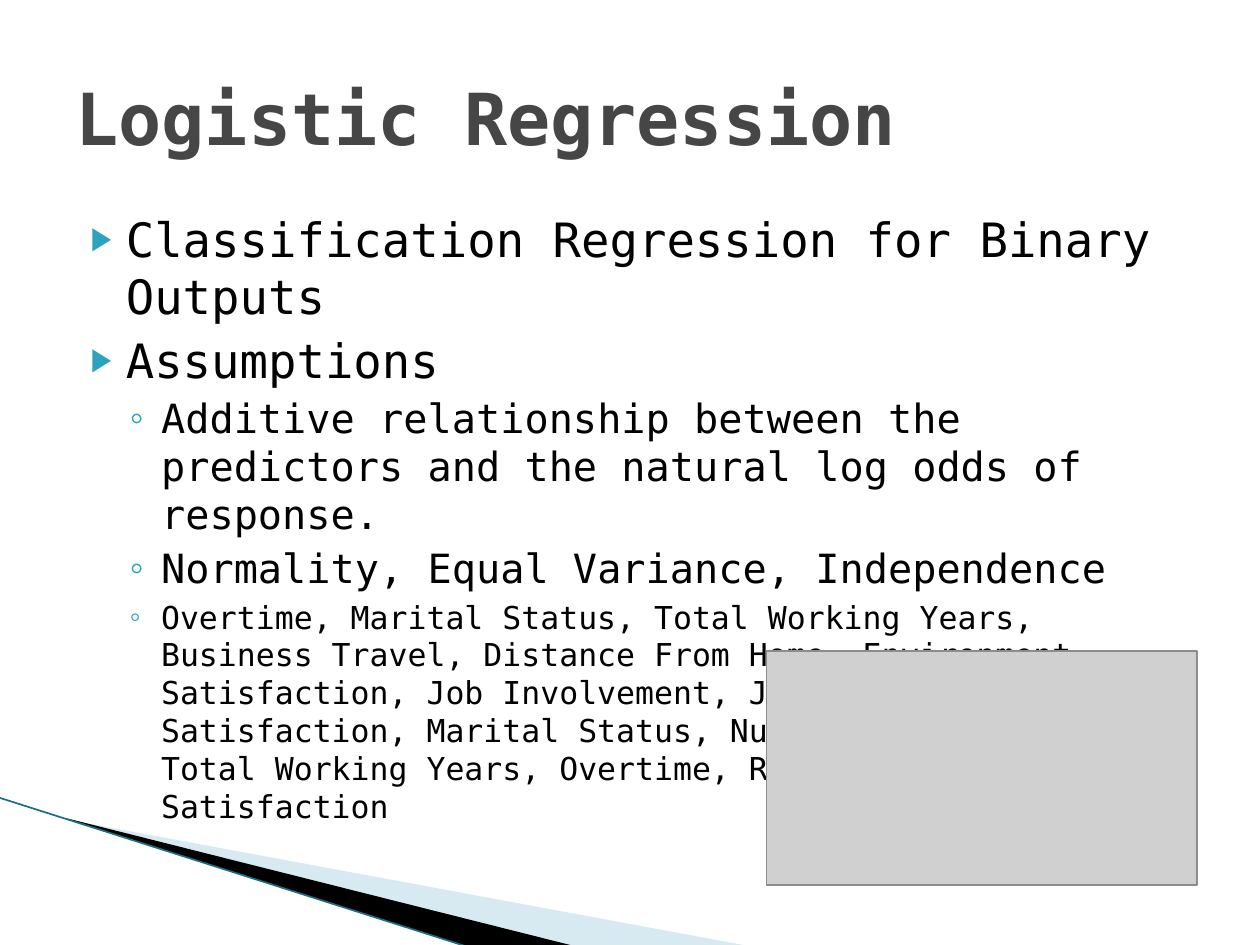
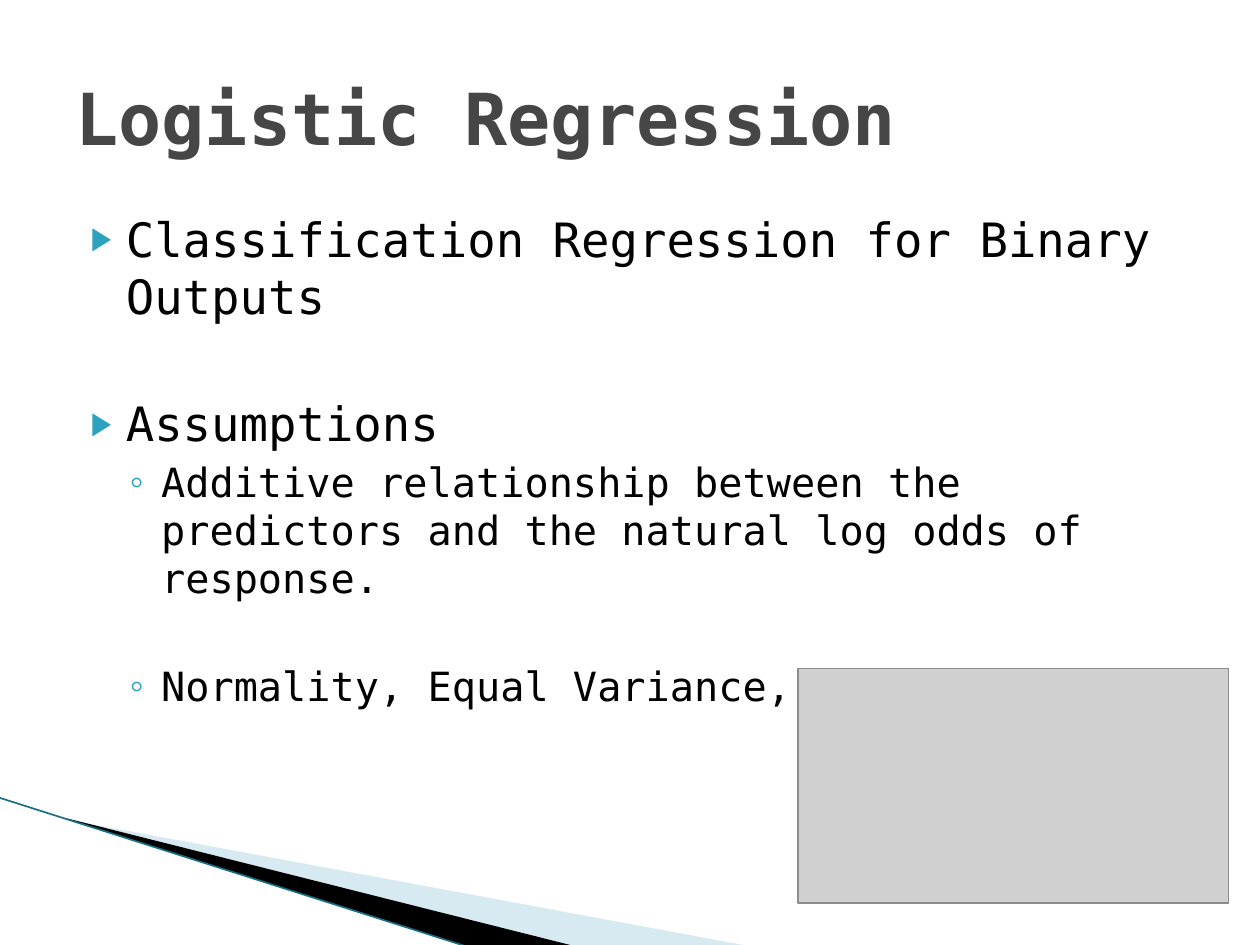
Before and after one commit to DataTex1/CaseStudy2, a slide deck: slide 10 of DDS Attrition Analysis.pptx (slide 11 before the commit). Drawn at 1260x945 pixels with LibreOffice and Linux fonts; fonts in the diff are those of the drawing; grey boxes stand for pictures; background and template pictures are left out. Boxes give left, top, right and bottom in pixels: in the first picture for what was removed or moved away, otherwise in the second. Text is boxed around its words. In the diff, an @@ line names an element or a change of style, - is before the commit and + after.

```diff
--- a/DDS Attrition Analysis.pptx
+++ b/DDS Attrition Analysis.pptx
@@ text at (161,605,1072,819): paragraph removed @@
-  ◦ Overtime, Marital Status, Total Working Years, Business Travel, Distance From Home, Environment Satisfaction, Job Involvement, Job Role, Job Satisfaction, Marital Status, Num Companies Worked, Total Working Years, Overtime, Relationship Satisfaction
@@ picture: place and size @@
-picture at (766,651,1197,886)
+picture at (798,669,1228,903)
```
Also in this commit, not shown: 1 other slide changed, 1 slide removed.
